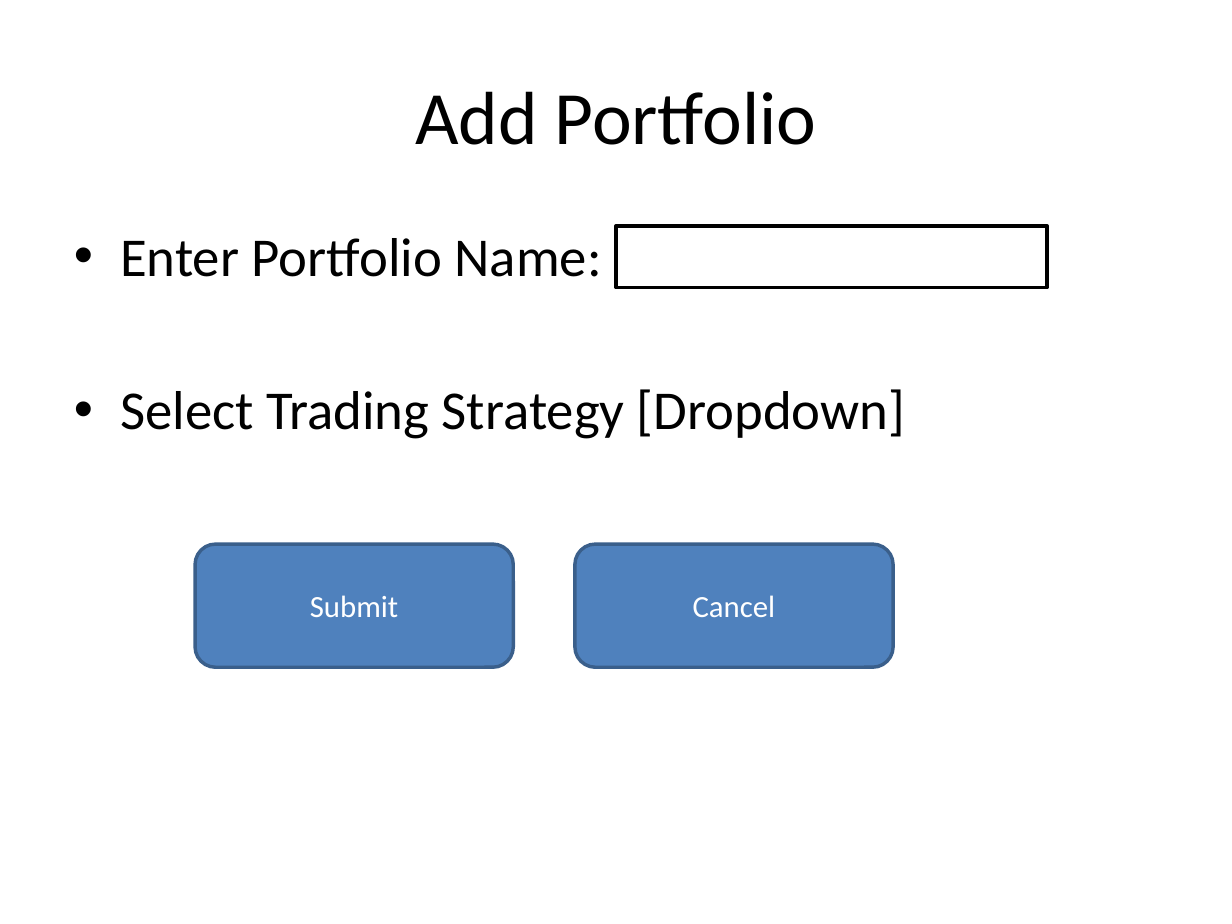
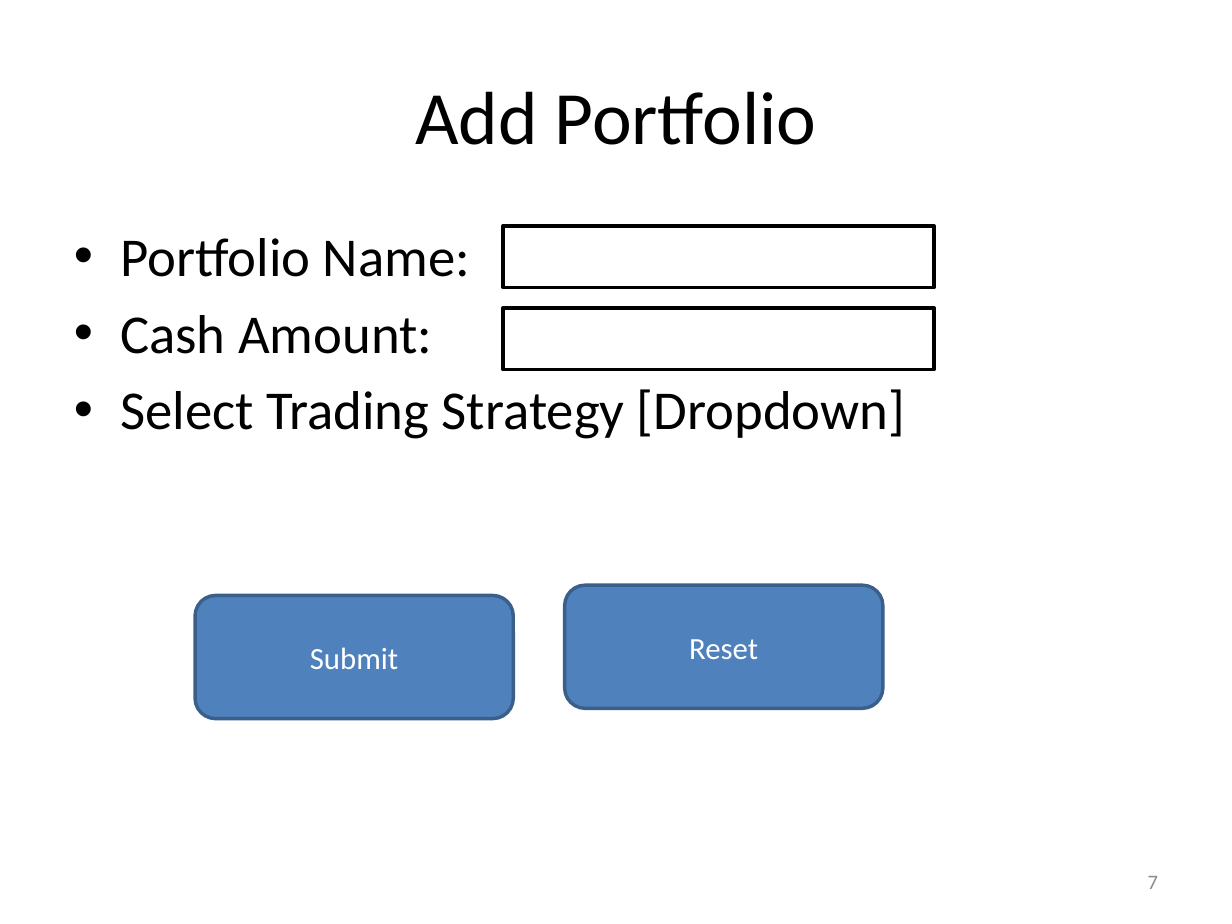
Before and after one commit to divmod/portfolio, a slide deck: slide 7 of handin/Flow.pptx. Drawn at 1232x924 pixels with LibreOffice and Linux fonts; fonts in the diff are those of the drawing. Boxes give left, top, right and bottom in pixels: in the first picture for what was removed or moved away, otherwise in the second. Text is boxed around its words. In the diff, an @@ line names an element or a change of style, - is before the commit and + after.

Commit message:
Flow.pptx slide 7 changed Nov 11

```diff
--- a/handin/Flow.pptx
+++ b/handin/Flow.pptx
@@ text at (120,238,470,354): text changed @@
-• Enter Portfolio Name:
+• Portfolio Name:
+• Cash Amount:
@@ rectangle: place and size @@
-rectangle at (616,225,1047,287)
+rectangle at (503,225,934,287)
@@ rectangle added at (503,308,934,370), fill #FFFFFF, outline #000000 2 pt @@
@@ rounded rectangle "Submit": place and size @@
-rounded rectangle "Submit" at (195,545,513,668)
+rounded rectangle "Submit" at (195,595,513,718)
@@ rounded rectangle "Reset": place and size @@
-rounded rectangle "Reset" at (575,545,893,668)
+rounded rectangle "Reset" at (564,585,882,708)
@@ text in rounded rectangle at (689,639,758,659): text changed @@
-Cancel
+Reset
@@ page number added at (1148,876,1158,889), 12 pt, text #8C8C8C @@
+7
```
Also in this commit, not shown: 10 other slides changed.
